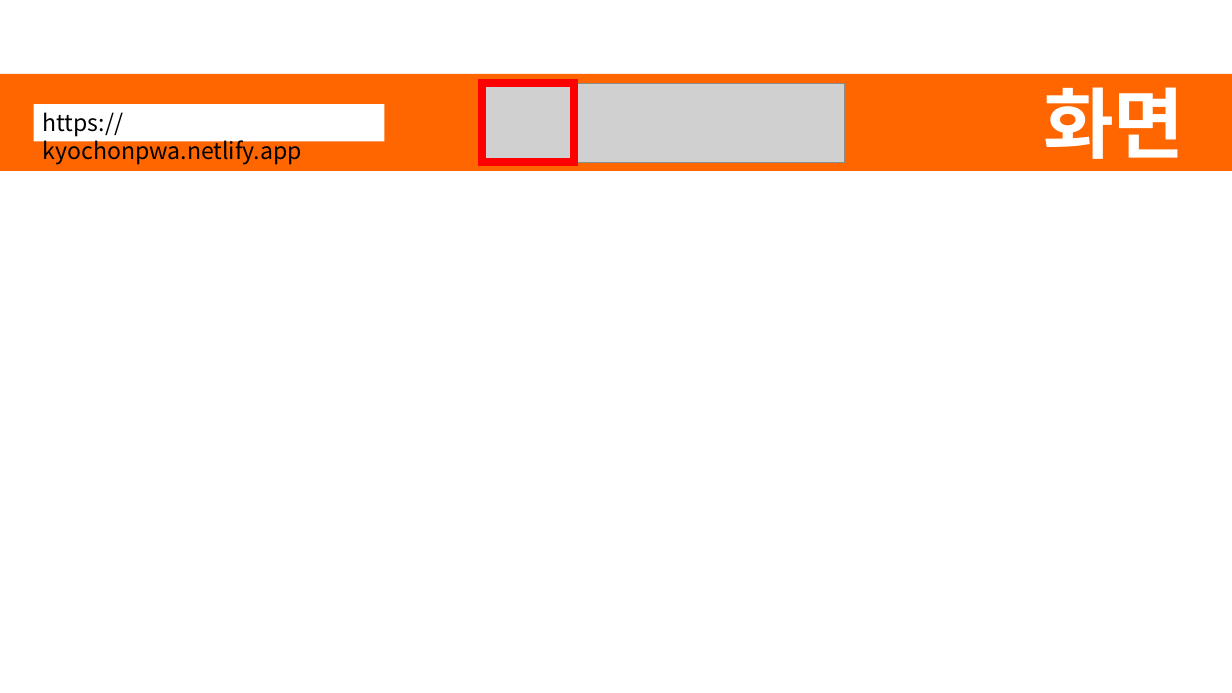
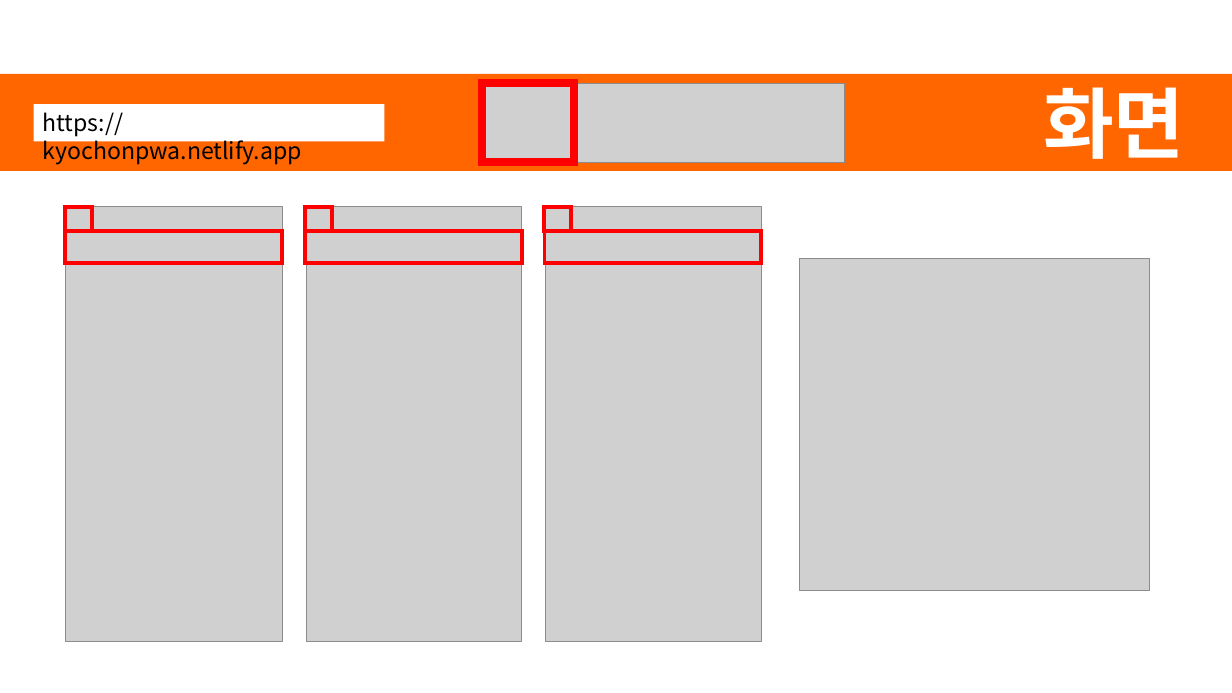
Before and after one commit to SWCheol/kyochon, a slide deck: slide 7 of kyochon.pptx (slide 9 before the commit). Drawn at 1232x693 pixels with LibreOffice and Linux fonts; fonts in the diff are those of the drawing; grey boxes stand for pictures. Boxes give left, top, right and bottom in pixels: in the first picture for what was removed or moved away, otherwise in the second. Text is boxed around its words. In the diff, an @@ line names an element or a change of style, - is before the commit and + after.

```diff
--- a/kyochon.pptx
+++ b/kyochon.pptx
@@ picture added at [66,207,283,642] @@
@@ rectangle added at [66,207,92,231], outline #FF0000 3 pt @@
@@ rectangle added at [306,207,333,231], outline #FF0000 3 pt @@
@@ picture added at [307,207,521,642] @@
@@ rectangle added at [544,207,571,231], outline #FF0000 3 pt @@
@@ picture added at [545,207,762,642] @@
@@ rectangle added at [66,231,283,263], outline #FF0000 3 pt @@
@@ rectangle added at [306,231,523,263], outline #FF0000 3 pt @@
@@ rectangle added at [544,231,762,263], outline #FF0000 3 pt @@
@@ picture added at [799,258,1150,590] @@
```
Also in this commit, not shown: 5 other slides changed, 5 slides added, 3 slides removed, 2 other files.
